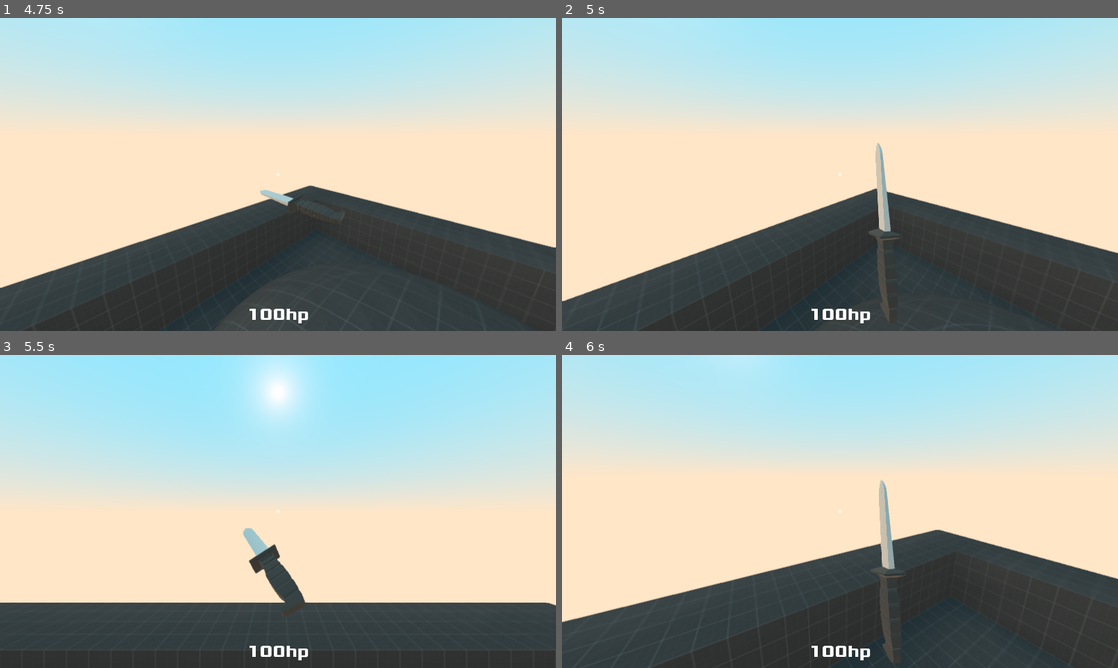
Above: before the commit, frames 1-4 (two rows, left to right).
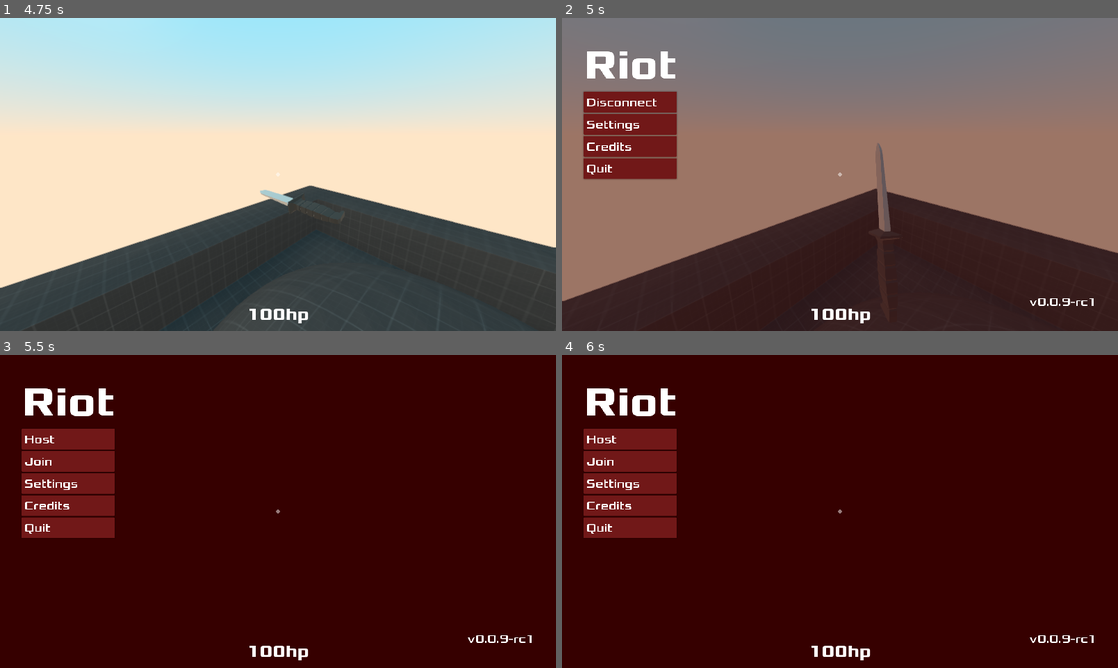
Above: after the commit, the same moments.

Repository: garhow/riot
Game: Godot game, scene res://scenes/main.tscn
The game is run twice, just before and just after one commit, with the same random seed, the same clock (stepped at 60 frames per second) and the same inputs.
Inputs (mouse positions are in pixels of both pictures, inside the frame that each line leads up to):
- Up to frame 1 (4.75 s): click "Host" at 0.5 s; tap Enter at 1.25 s; move the mouse to (305, 174) at 1.27 s; hold W (move_forward) from 1.28 s (still down); right-click (305, 174) at 1.35 s; tap Space (jump) at 1.52, 2.27, 3.77, 4.52 s; move the mouse to (250, 174) at 2.02 s; tap Ctrl (crouch) at 2.1 s; move the mouse to (289, 168) at 2.77 s; click (289, 168) at 2.85 s; move the mouse to (272, 180) at 3.52 s; tap Shift (sneak) at 3.6 s; move the mouse to (316, 177) at 4.27 s; right-click (316, 177) at 4.35 s
- Up to frame 2 (5 s): keep holding W (move_forward); tap Escape (ui_cancel) at 4.9 s
- Up to frame 3 (5.5 s): release W (move_forward) at 5 s; click (66, 439) at 5 s, where only the run after the commit has a clickable "Disconnect"
- Up to frame 4 (6 s): move the mouse to (795, 508) at 5.77 s; hold W (move_forward) from 5.78 s (still down); tap Ctrl (crouch) at 5.85 s

Frame 1 is identical in both runs. In frame 2, 96% of the frame differs, in the area x 0-100%, y 0-100%; in frame 3, 100%; in frame 4, 100%.
Error after the commit: Attempt to call function 'free' in base 'null instance' on a null instance. (res://scenes/autoload/game.gd:45)

Commit message:
Added a connecting menu and patched #19

Diff:
--- a/src/scenes/autoload/game.gd
+++ b/src/scenes/autoload/game.gd
@@ -24,7 +24,7 @@
 	Input.set_mouse_mode(Input.MOUSE_MODE_VISIBLE)
 
 func _process(_delta):
-	if Input.is_action_just_pressed("ui_cancel") and Net.is_connected_to_server():
+	if Input.is_action_just_pressed("ui_cancel") and Net.connected_to_server == true:
 		toggle_menu()
 	if Input.is_action_just_pressed("toggle_console"):
 		toggle_console()
--- a/src/scenes/autoload/net.gd
+++ b/src/scenes/autoload/net.gd
@@ -5,6 +5,7 @@
 const HOST_RATE : float = 1.0/20.0
 const PEER_RATE : float = 1.0/60.0
 var network : NetworkedMultiplayerENet = NetworkedMultiplayerENet.new()
+var connected_to_server : bool = false
 
 # Client-side data
 var player_data : Dictionary = {}
@@ -27,12 +28,6 @@
 		else:
 			rpc_unreliable_id(1, "update_peer", Game.player.translation, Game.player.rotation.y, Game.player.get_node("Head").rotation.x, Game.player.velocity)
 
-func is_connected_to_server(): # Returns true if connected to server
-	if get_tree().network_peer == null:
-		return false
-	else:
-		return true
-
 func get_player_data(): # Returns local player data
 	return {name=Save.user_data.get("user").get("username")}
 
@@ -51,6 +46,7 @@
 	Game.remove_map()
 	Game.remove_controller(get_tree().get_network_unique_id())
 	player_data = {}
+	connected_to_server = false
 	get_tree().network_peer = null
 	network.close_connection()
 	Game.menu.visible = true
@@ -82,9 +78,10 @@
 		if id != get_tree().get_network_unique_id():
 			Game.main.get_node(str(id)).get_node("Nametag/Viewport/Panel/Label").text = player_data[id].get("name")
 
-remote func load_server_data(data): # Loads given server data
+remote func confirm_handshake(data): # Loads given server data
 	server_data = data
-	_on_loaded_server_data()
+	connected_to_server = true
+	_on_handshake()
 
 ####
 ## Server networking functions
@@ -95,6 +92,7 @@
 	get_tree().connect("network_peer_disconnected", self, "_on_peer_disconnected")
 	network.create_server(port, max_players)
 	get_tree().set_network_peer(network)
+	connected_to_server = true
 	player_data[1] = get_player_data()
 	map_name = map
 	Logger.out([Logger.get_prefix("Networking", "Info"), "Now hosting a server on port ", str(port), "!"])
@@ -120,7 +118,7 @@
 	Logger.out([Logger.get_prefix("Networking", "Info"), str(id), " has connected to the server!"])
 	rpc_id(id, "register_player_data", get_player_data())
 	if get_tree().get_network_unique_id() == 1:
-		rpc_id(id, "load_server_data", get_server_data())
+		rpc_id(id, "confirm_handshake", get_server_data())
 	Game.spawn_controller(id, 1)
 
 func _on_peer_disconnected(id):
@@ -131,11 +129,12 @@
 func _on_connected_to_server():
 	Logger.out([Logger.get_prefix("Networking", "Info"), "Established a connection with server."])
 
-func _on_loaded_server_data():
-	Logger.out([Logger.get_prefix("Networking", "Info"), "Loading server data."])
+func _on_handshake():
+	Logger.out([Logger.get_prefix("Networking", "Info"), "Shook hands with server. Now loading server data."])
 	Game.spawn_map(server_data["map"])
 	Game.spawn_controller(get_tree().get_network_unique_id(), 0)
 	Game.toggle_menu()
+	Game.menu.get_node("Center/Connecting").visible = false
 
 func _on_connection_failed():
 	Logger.out([Logger.get_prefix("Networking", "Info"), "Connection to the server failed!"])
--- a/src/scenes/menu/menu.gd
+++ b/src/scenes/menu/menu.gd
@@ -40,7 +40,16 @@
 	else:
 		port = Net.PORT
 	Net.create_client(address, port)
-	$Center/Join.visible = false
+	hide_all_submenus()
+	$Center/Connecting.visible = true
+
+func _on_Cancel_Connection_pressed():
+	if Net.connected_to_server == false:
+		get_tree().network_peer = null
+		Net.network.close_connection()
+	else:
+		Net.server_disconnect()
+	$Center/Connecting.visible = false
 
 ##
 # Disconnect
@@ -106,12 +115,12 @@
 		control.visible = false
 
 func network_check():
-	if Net.is_connected_to_server():
+	if Net.connected_to_server == true:
 		$Background.color = Color8(55, 0, 0, 125)
 		$Container/VBox/VBox/Host.visible = false
 		$Container/VBox/VBox/Join.visible = false
 		$Container/VBox/VBox/Disconnect.visible = true
-	else:
+	elif Net.connected_to_server == false:
 		$Background.color = Color8(55, 0, 0, 255)
 		$Container/VBox/VBox/Host.visible = true
 		$Container/VBox/VBox/Join.visible = true
--- a/src/scenes/menu/menu.tscn
+++ b/src/scenes/menu/menu.tscn
@@ -24,6 +24,14 @@
 
 [sub_resource type="DynamicFont" id=5]
 size = 18
+font_data = ExtResource( 2 )
+
+[sub_resource type="DynamicFont" id=7]
+size = 24
+font_data = ExtResource( 2 )
+
+[sub_resource type="DynamicFont" id=9]
+size = 24
 font_data = ExtResource( 2 )
 
 [sub_resource type="StyleBoxFlat" id=6]
@@ -541,6 +549,71 @@
 margin_bottom = 210.0
 theme = ExtResource( 5 )
 text = "Connect"
+
+[node name="Connecting" type="Control" parent="Center" groups=[
+"submenu",
+]]
+visible = false
+margin_left = 960.0
+margin_top = 540.0
+margin_right = 960.0
+margin_bottom = 540.0
+theme = ExtResource( 1 )
+__meta__ = {
+"_edit_lock_": true,
+"_edit_use_anchors_": false
+}
+
+[node name="Panel" type="Panel" parent="Center/Connecting"]
+anchor_left = 0.5
+anchor_top = 0.5
+anchor_right = 0.5
+anchor_bottom = 0.5
+margin_left = -212.0
+margin_top = -75.0
+margin_right = 212.0
+margin_bottom = 75.0
+theme = ExtResource( 1 )
+__meta__ = {
+"_edit_use_anchors_": false
+}
+
+[node name="VBox" type="VBoxContainer" parent="Center/Connecting/Panel"]
+anchor_right = 1.0
+anchor_bottom = 1.0
+margin_left = 20.0
+margin_top = 20.0
+margin_right = -20.0
+margin_bottom = -20.0
+theme = ExtResource( 1 )
+alignment = 1
+__meta__ = {
+"_edit_use_anchors_": true
+}
+
+[node name="Label" type="Label" parent="Center/Connecting/Panel/VBox"]
+margin_top = 13.0
+margin_right = 384.0
+margin_bottom = 43.0
+theme = ExtResource( 1 )
+custom_fonts/font = SubResource( 7 )
+text = "Connecting to server..."
+
+[node name="Separator" type="HSeparator" parent="Center/Connecting/Panel/VBox"]
+margin_top = 47.0
+margin_right = 384.0
+margin_bottom = 51.0
+__meta__ = {
+"_edit_use_anchors_": false
+}
+
+[node name="Button" type="Button" parent="Center/Connecting/Panel/VBox"]
+margin_top = 55.0
+margin_right = 384.0
+margin_bottom = 97.0
+theme = ExtResource( 1 )
+custom_fonts/font = SubResource( 9 )
+text = "Cancel"
 
 [node name="Settings" type="Control" parent="Center" groups=[
 "submenu",
@@ -715,6 +788,7 @@
 [connection signal="pressed" from="Container/VBox/VBox/Quit" to="." method="_on_Quit_pressed"]
 [connection signal="pressed" from="Center/Credits/Panel/VBox/Close" to="." method="_on_Credits_Close_pressed"]
 [connection signal="pressed" from="Center/Join/Panel/VBox/Connect" to="." method="_on_Connect_pressed"]
+[connection signal="pressed" from="Center/Connecting/Panel/VBox/Button" to="." method="_on_Cancel_Connection_pressed"]
 [connection signal="pressed" from="Center/Settings/Tabs/Mouse/SaveChanges" to="." method="_on_SaveChanges_pressed"]
 [connection signal="pressed" from="Center/Settings/Tabs/User/SaveChanges" to="." method="_on_SaveChanges_pressed"]
 [connection signal="pressed" from="Center/Settings/Tabs/Video/SaveChanges" to="." method="_on_SaveChanges_pressed"]
Not shown: 1 places in src/scenes/menu/menu.tscn that only renumber resources
